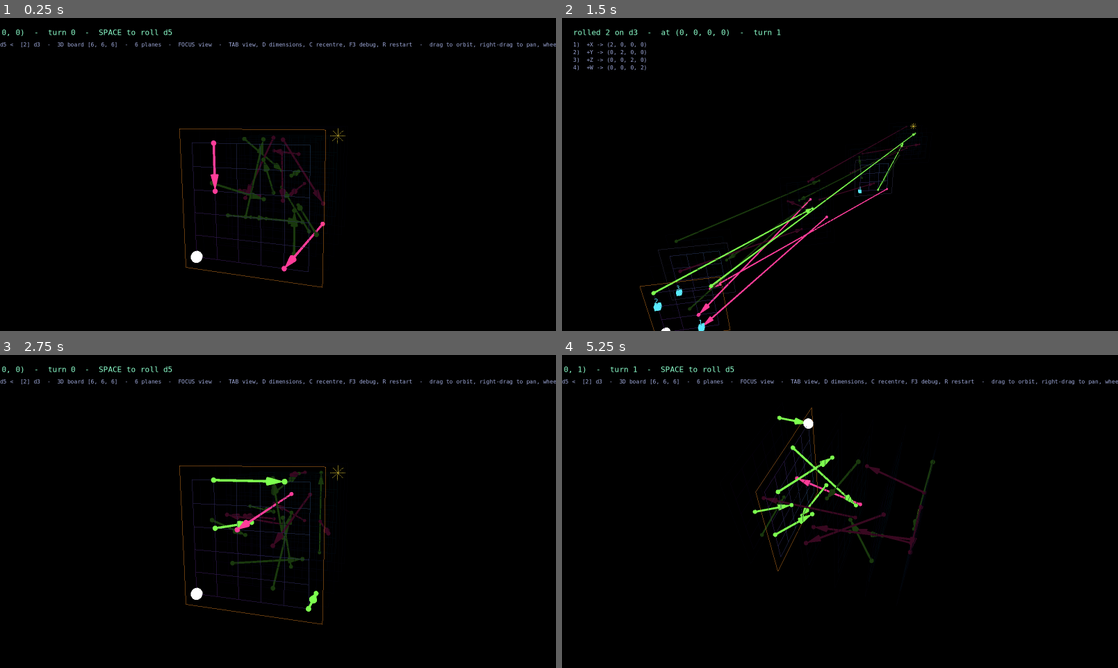
Above: before the commit, frames 1-4 (two rows, left to right).
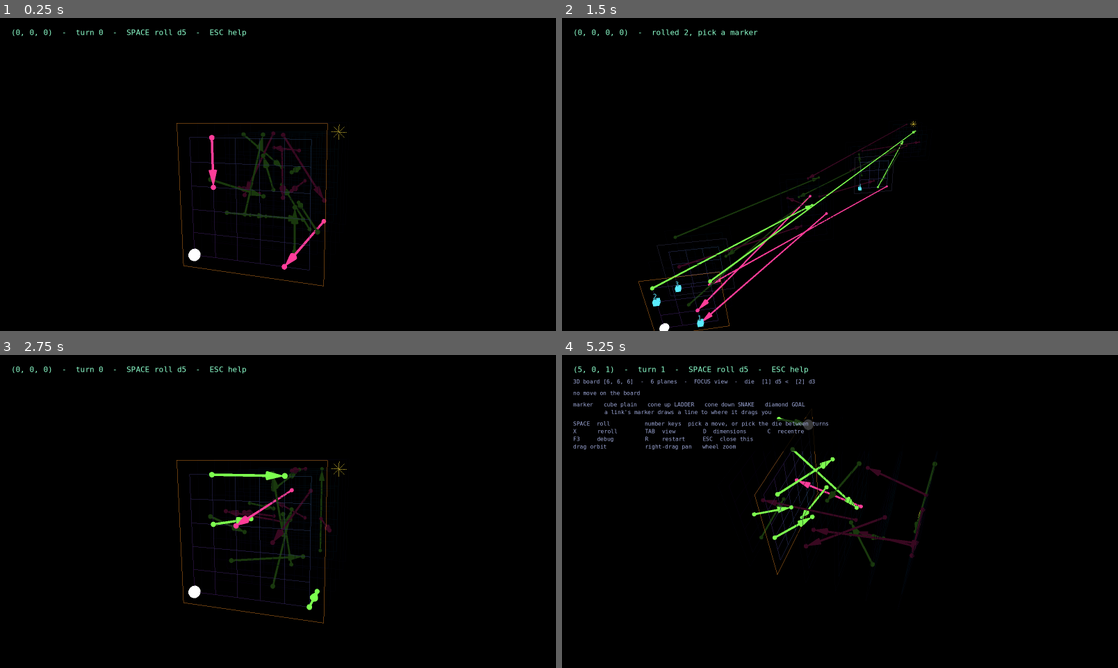
Above: after the commit, the same moments.

Repository: SamTech37/snakes-and-ladder-Ndim
Game: Godot game, scene res://src/main/main.tscn
Two runs of this game, one before a commit and one after it. Both use one fixed random seed, a clock stepped at 60 frames per second and the inputs below.
Inputs (mouse positions are in pixels of both pictures, inside the frame that each line leads up to):
- Up to frame 1 (0.25 s): no input
- Up to frame 2 (1.5 s): tap Enter (ui_accept) at 0.5, 0.77, 1.25 s; move the mouse to (962, 158) at 0.52 s; hold D 0.53-1.25 s; tap R at 0.6 s; click (962, 158) at 0.67 s; drag from (728, 190) to (812, 237) at 1.27 s
- Up to frame 3 (2.75 s): tap Enter (ui_accept) at 2 s; move the mouse to (333, 442) at 2.02 s; hold D from 2.03 s (still down); tap C at 2.1 s
- Up to frame 4 (5.25 s): release D at 2.75 s; drag from (812, 574) to (673, 464) at 2.77 s; tap Enter (ui_accept) at 3.5, 3.77 s; move the mouse to (1006, 558) at 3.52 s; tap 1 at 3.6 s; tap Escape at 4.15 s; drag from (673, 464) to (756, 433) at 4.27 s; move the mouse to (867, 511) at 5.02 s; tap 0 at 5.1 s; click (867, 511) at 5.17 s

The runs differ from the first frame. In frame 1, 3.8% of the frame differs, in the area x 0-100%, y 3-87%; in frame 2, 4.4%; in frame 3, 4.0%; in frame 4, 4.8%, in the area x 0-100%, y 3-71%.

Commit message:
feat: one line on screen, the rest behind ESC, and markers that show their shape
The play screen carried a paragraph of controls and a numbered move list while
the board sat below it. If the markers work, the list is redundant; if they
don't, the list is a patch over the real problem.

So the markers do the work. Rules.landing() drives colour and shape from one
place - cyan cube for plain floor, green cone up for a ladder, pink cone down
for a snake, yellow diamond for the goal - and a marker that lands on a link
draws a dim line to where that link would drag you, which is the half colour
cannot carry. Drawn into the board mesh, so it follows the spread tween for
free.

The HUD keeps one line: where you are, what you rolled, tokens held. Move list,
legend and controls live in an ESC overlay that fades rather than cuts.
bar_px() measures the status line only, so opening it does not reframe the
board.

test_play.gd asserts colour and shape agree on every marker of every turn.
test_readable.gd still reports 0% ambiguity at both home angles, with slightly
better separation (median NN 66.8 vs 65.1) now the board frames larger.

shot.gd takes a "help" flag so the overlay can be looked at, and no longer
treats a flag word in the fifth slot as a camera angle.

Co-Authored-By: Claude Opus 5 <noreply@anthropic.com>

Diff:
--- a/src/board/board_view.gd
+++ b/src/board/board_view.gd
@@ -8,6 +8,7 @@
 ## main.tscn; it authors none of them.
 
 const Board = preload("res://src/board/board.gd")
+const Rules = preload("res://src/game/rules.gd")
 ## Every color comes from here. Don't write a Color() literal in this file.
 const Pal = preload("res://src/palette.gd")
 const LABEL_FONT = preload("res://src/main/mono.tres")
@@ -112,12 +113,28 @@
 		_plane_frame(im, p, (Pal.C_HERE if p == here else Pal.C_FRAME) * _fade(p, lit))
 
 	_star(im, world(Board.goal_coords(size)), 0.45, Pal.C_GOAL)
+	_preview_links(im)
 	if debug:
 		_draw_axes(im)
 	else:
 		_clear_labels()
 	im.surface_end()
 	_draw_links(lit)
+
+
+## A move that lands on a link draws a line to where the link would drag you. The
+## marker's color says a snake is there; this says which snake, which is the half the
+## color cannot carry -- and it is drawn with the board, so it follows the spread
+## tween without any work of its own.
+func _preview_links(im: ImmediateMesh) -> void:
+	for m in moves:
+		var idx := Board.coords_to_index(m["coords"], size)
+		if not links.has(idx):
+			continue
+		var kind := Rules.landing(m["coords"], size, links)
+		# Dimmer than the link geometry it parallels: this is a hint about a move you
+		# have not made, not another object on the board.
+		_line(im, world(m["coords"]), world(cell(links[idx])), Pal.landing_color(kind) * 0.55)
 
 
 ## One labelled arrow per lattice axis, from the start cell along the direction a +1
--- a/src/ghost/ghost.tscn
+++ b/src/ghost/ghost.tscn
@@ -8,12 +8,50 @@
 shading_mode = 0
 albedo_color = Color(0.35, 0.92, 1, 1)
 
-[sub_resource type="BoxMesh" id="Mesh_ghost"]
+[sub_resource type="BoxMesh" id="Mesh_plain"]
 material = SubResource("Mat_ghost")
 size = Vector3(0.3, 0.3, 0.3)
 
-[node name="Ghost" type="MeshInstance3D"]
-mesh = SubResource("Mesh_ghost")
+[sub_resource type="CylinderMesh" id="Mesh_up"]
+material = SubResource("Mat_ghost")
+top_radius = 0.0
+bottom_radius = 0.22
+height = 0.44
+radial_segments = 10
+rings = 0
+
+[sub_resource type="CylinderMesh" id="Mesh_down"]
+material = SubResource("Mat_ghost")
+top_radius = 0.22
+bottom_radius = 0.0
+height = 0.44
+radial_segments = 10
+rings = 0
+
+[sub_resource type="SphereMesh" id="Mesh_goal"]
+material = SubResource("Mat_ghost")
+radius = 0.26
+height = 0.52
+radial_segments = 4
+rings = 2
+
+[node name="Ghost" type="Node3D"]
+
+[node name="Plain" type="MeshInstance3D" parent="."]
+visible = false
+mesh = SubResource("Mesh_plain")
+
+[node name="Ladder" type="MeshInstance3D" parent="."]
+visible = false
+mesh = SubResource("Mesh_up")
+
+[node name="Snake" type="MeshInstance3D" parent="."]
+visible = false
+mesh = SubResource("Mesh_down")
+
+[node name="Goal" type="MeshInstance3D" parent="."]
+visible = false
+mesh = SubResource("Mesh_goal")
 
 [node name="Number" type="Label3D" parent="."]
 transform = Transform3D(1, 0, 0, 0, 1, 0, 0, 0, 1, 0, 0.4, 0)
--- a/src/ghost/ghosts.gd
+++ b/src/ghost/ghosts.gd
@@ -6,6 +6,11 @@
 
 const Rules = preload("res://src/game/rules.gd")
 const Pal = preload("res://src/palette.gd")
+
+## Which child of ghost.tscn is shown for each `Rules.landing()` kind. Shape as well as
+## color, so the marker still says what it does to a player who cannot tell the two
+## greens apart -- and so it reads at a glance rather than by comparison.
+const SHAPE := {"": "Plain", "LADDER": "Ladder", "SNAKE": "Snake", "GOAL": "Goal"}
 
 @export var ghost_scene: PackedScene
 
@@ -24,10 +29,13 @@
 	for i in moves.size():
 		var g := ghost_scene.instantiate()
 		g.get_node("Number").text = str(i + 1)
-		var c := Pal.landing_color(Rules.landing(moves[i]["coords"], board.size, links))
-		# The mesh and its material are sub-resources of ghost.tscn and every instance
-		# shares them, so the tint has to be an override rather than a write.
-		g.material_override = _mat(c)
+		var kind := Rules.landing(moves[i]["coords"], board.size, links)
+		var c := Pal.landing_color(kind)
+		var shape: MeshInstance3D = g.get_node(SHAPE[kind])
+		shape.visible = true
+		# The meshes and their material are sub-resources of ghost.tscn and every
+		# instance shares them, so the tint has to be an override rather than a write.
+		shape.material_override = _mat(c)
 		g.get_node("Number").modulate = c
 		add_child(g)
 	place()
--- a/src/hud/hud.gd
+++ b/src/hud/hud.gd
@@ -2,50 +2,56 @@
 
 ## The text. Handed a snapshot of the turn and formats it -- it reads game state and
 ## never changes any.
+##
+## One line stays on the play screen. Everything else -- the move list, the legend, the
+## controls -- lives behind ESC, because the board is supposed to say what the moves
+## are: the markers are numbered, tinted and shaped for exactly that.
 
 const Board = preload("res://src/board/board.gd")
 const Rules = preload("res://src/game/rules.gd")
 
 @onready var status: Label = $Margin/Rows/Status
-@onready var menu: Label = $Margin/Rows/Moves
+@onready var help: VBoxContainer = $Margin/Rows/Help
+@onready var board_line: Label = $Margin/Rows/Help/Board
+@onready var menu: Label = $Margin/Rows/Help/Moves
+
+var last := {}
 
 
 ## `s` carries the whole turn: coords, size, links, moves, roll, turns, won, faces,
-## planes, mode.
+## kit, die_index, rerolls, mode.
 func refresh(s: Dictionary) -> void:
+	last = s
+	_status(s)
+	board_line.text = "%dD board %s  -  %d planes  -  %s view  -  %s" \
+			% [s["size"].size(), str(s["size"]), Board.plane_count(s["size"]), s["mode"], _kit(s)]
+	menu.text = _moves(s)
+
+
+func _status(s: Dictionary) -> void:
 	if s["won"]:
-		status.text = "WIN in %d turns  -  R to restart" % s["turns"]
-		menu.text = ""
+		status.text = "WIN in %d turns  -  R restart" % s["turns"]
 		return
 	var here := "(%s)" % ", ".join(Array(s["coords"]).map(func(v): return str(v)))
+	var tail := "" if s["rerolls"] == 0 else "  -  X reroll x%d" % s["rerolls"]
 	if s["roll"] == 0:
-		status.text = "at %s  -  turn %d  -  SPACE to roll d%d%s" \
-				% [here, s["turns"], s["faces"], _tokens(s)]
-		menu.text = "%s  -  %dD board %s  -  %d planes  -  %s view  -  TAB view, D dimensions, C recentre, F3 debug, R restart  -  drag to orbit, right-drag to pan, wheel to zoom" \
-				% [_kit(s), s["size"].size(), str(s["size"]), Board.plane_count(s["size"]), s["mode"]]
+		status.text = "%s  -  turn %d  -  SPACE roll d%d%s  -  ESC help" \
+				% [here, s["turns"], s["faces"], tail]
 		return
-	status.text = "rolled %d on d%d  -  at %s  -  turn %d%s" \
-			% [s["roll"], s["faces"], here, s["turns"], _tokens(s)]
+	if s["moves"].is_empty():
+		status.text = "%s  -  rolled %d, nothing legal%s" % [here, s["roll"], tail]
+		return
+	status.text = "%s  -  rolled %d, pick a marker%s" % [here, s["roll"], tail]
+
+
+func _moves(s: Dictionary) -> String:
 	var moves: Array = s["moves"]
 	if moves.is_empty():
-		menu.text = "no legal move  -  %s  -  SPACE to roll again" % _escape(s)
-		return
+		return "no move on the board"
 	var lines := PackedStringArray()
 	for i in moves.size():
 		lines.append("%d)  %s" % [i + 1, _move_label(moves[i], s["size"], s["links"])])
-	if s["rerolls"] > 0:
-		lines.append(_escape(s))
-	menu.text = "\n".join(lines)
-
-
-func _tokens(s: Dictionary) -> String:
-	return "" if s["rerolls"] == 0 else "  -  %d reroll%s" % [s["rerolls"], "" if s["rerolls"] == 1 else "s"]
-
-
-func _escape(s: Dictionary) -> String:
-	if s["rerolls"] <= 0:
-		return "no reroll left"
-	return "X to reroll (%d left)" % s["rerolls"]
+	return "\n".join(lines)
 
 
 ## The kit, with the selected die marked. The number keys pick between them while no
@@ -68,13 +74,26 @@
 			"" if kind.is_empty() else "  " + kind]
 
 
+## Fades rather than cuts: a panel that appears between frames reads as a glitch the
+## same way a camera jump does.
+func toggle_help() -> void:
+	var opening := not help.visible
+	if opening:
+		help.modulate.a = 0.0
+		help.visible = true
+	var t := create_tween()
+	t.tween_property(help, "modulate:a", 1.0 if opening else 0.0, 0.15)
+	if not opening:
+		t.tween_callback(func(): help.visible = false)
+
+
 ## Height the text actually occupies, so the camera fit can keep the board out from
-## under it rather than guessing a margin.
+## under it rather than guessing a margin. The overlay is not counted: it is a panel
+## you opened over the board, not a permanent bar the board has to live below.
 ##
-## Measures the two labels, not their container: `Rows` sits in a full-screen
-## MarginContainer and is stretched to it, so asking the container gave ~850 px of
-## "bar" on a 900 px window. That drove the fit to frame roughly twice the board and
-## shoved the pivot most of a screen downward -- the board came out small and low in
-## every screenshot, in orthographic just as much as in perspective.
+## Measures the label, not its container: `Rows` sits in a full-screen MarginContainer
+## and is stretched to it, so asking the container gave ~850 px of "bar" on a 900 px
+## window. That drove the fit to frame roughly twice the board and shoved the pivot
+## most of a screen downward.
 func bar_px() -> float:
-	return status.size.y + menu.size.y + 48.0
+	return status.size.y + 48.0
--- a/src/main/main.gd
+++ b/src/main/main.gd
@@ -294,6 +294,8 @@
 		# input actions to project.godot. "roll" reuses the built-in ui_accept.
 		if event.keycode == KEY_R:
 			new_game()
+		elif event.keycode == KEY_ESCAPE:
+			hud.toggle_help()
 		elif event.keycode == KEY_TAB:
 			_set_view(View.FOCUS if view == View.SPREAD else View.SPREAD)
 		elif event.keycode == KEY_C:
--- a/src/main/main.tscn
+++ b/src/main/main.tscn
@@ -142,9 +142,41 @@
 theme_override_font_sizes/font_size = 22
 text = "SPACE to roll"
 
-[node name="Moves" type="Label" parent="HUD/Margin/Rows"]
+[node name="Help" type="VBoxContainer" parent="HUD/Margin/Rows"]
+visible = false
+layout_mode = 2
+theme_override_constants/separation = 6
+
+[node name="Board" type="Label" parent="HUD/Margin/Rows/Help"]
 layout_mode = 2
 theme_override_colors/font_color = Color(0.62, 0.66, 0.85, 1)
 theme_override_fonts/font = SubResource("Font_mono")
 theme_override_styles/normal = SubResource("Box_hud")
 theme_override_font_sizes/font_size = 16
+
+[node name="Moves" type="Label" parent="HUD/Margin/Rows/Help"]
+layout_mode = 2
+theme_override_colors/font_color = Color(0.62, 0.66, 0.85, 1)
+theme_override_fonts/font = SubResource("Font_mono")
+theme_override_styles/normal = SubResource("Box_hud")
+theme_override_font_sizes/font_size = 16
+
+[node name="Legend" type="Label" parent="HUD/Margin/Rows/Help"]
+layout_mode = 2
+theme_override_colors/font_color = Color(0.62, 0.66, 0.85, 1)
+theme_override_fonts/font = SubResource("Font_mono")
+theme_override_styles/normal = SubResource("Box_hud")
+theme_override_font_sizes/font_size = 16
+text = "marker   cube plain   cone up LADDER   cone down SNAKE   diamond GOAL
+         a link's marker draws a line to where it drags you"
+
+[node name="Controls" type="Label" parent="HUD/Margin/Rows/Help"]
+layout_mode = 2
+theme_override_colors/font_color = Color(0.62, 0.66, 0.85, 1)
+theme_override_fonts/font = SubResource("Font_mono")
+theme_override_styles/normal = SubResource("Box_hud")
+theme_override_font_sizes/font_size = 16
+text = "SPACE  roll          number keys  pick a move, or pick the die between turns
+X      reroll        TAB  view        D  dimensions      C  recentre
+F3     debug         R    restart     ESC  close this
+drag orbit           right-drag pan   wheel zoom"
--- a/tests/shot.gd
+++ b/tests/shot.gd
@@ -7,7 +7,8 @@
 ## Run: SNL_SEED=7 DISPLAY=:0 godot --script tests/shot.gd -- shots/a.png 6,6,6 1 roll
 ## Args, all optional: output path, board size, spread (0 stacked / 1 exploded), and
 ## "roll" to take a turn first so the numbered move markers are in frame. A fifth
-## "yaw,pitch" argument overrides the default isometric angle.
+## "yaw,pitch" argument overrides the default isometric angle. "debug" adds the axis
+## gizmo, "help" opens the ESC overlay.
 
 func _initialize() -> void:
 	_hide_window()
@@ -28,11 +29,14 @@
 	await process_frame
 
 	m.view3d.debug = args.has("debug")
+	if args.has("help"):
+		m.hud.toggle_help()
 	if args.size() > 3 and args[3] == "roll":
 		m.do_roll()
 	# Straight to the end state of the view rather than waiting on the tween.
 	m.snap_view(m.View.SPREAD if args.size() > 2 and args[2].to_float() > 0.5 else m.View.FOCUS)
-	if args.size() > 4:
+	# Only a "yaw,pitch" pair, so the flag words can sit in the same position.
+	if args.size() > 4 and args[4].contains(","):
 		var ang := args[4].split(",")
 		m.rig.yaw = ang[0].to_float()
 		m.rig.pitch = ang[1].to_float()
--- a/tests/test_play.gd
+++ b/tests/test_play.gd
@@ -46,19 +46,24 @@
 				m.reroll()
 				assert(m.turns == t, "a reroll cost a turn")
 				assert(m.rerolls <= held, "a reroll did not spend its token")
-			# Every marker is tinted by what it lands on -- untinted, the numbers say
-			# nothing about which move is a snake.
+			# Every marker is tinted and shaped by what it lands on -- plain, the
+			# numbers say nothing about which move is a snake.
 			for i in m.moves.size():
 				var idx := Board.coords_to_index(m.moves[i]["coords"], size)
-				var want: Color = Pal.C_MOVE
+				var kind := ""
 				if idx == Board.total_cells(size) - 1:
-					want = Pal.C_GOAL
+					kind = "GOAL"
 				elif m.links.has(idx):
 					var to := Board.index_to_coords(m.links[idx], size)
 					var up := Board.dist_to_goal(to, size) < Board.dist_to_goal(m.moves[i]["coords"], size)
-					want = Pal.C_LADDER if up else Pal.C_SNAKE
-				assert(m.ghosts.get_child(i).material_override.albedo_color == want,
+					kind = "LADDER" if up else "SNAKE"
+				var g: Node3D = m.ghosts.get_child(i)
+				var want: Color = Pal.landing_color(kind)
+				assert(g.get_node("Number").modulate == want,
 						"move %d marker is not tinted for what it lands on" % (i + 1))
+				var shape: MeshInstance3D = g.get_node(m.ghosts.SHAPE[kind])
+				assert(shape.visible and shape.material_override.albedo_color == want,
+						"move %d marker is not shaped for what it lands on" % (i + 1))
 			if not m.moves.is_empty():
 				m.choose(randi() % m.moves.size())
 			await process_frame
Not shown: 1 places in src/ghost/ghost.tscn that only renumber resources
Not shown, changed: CLAUDE.md
